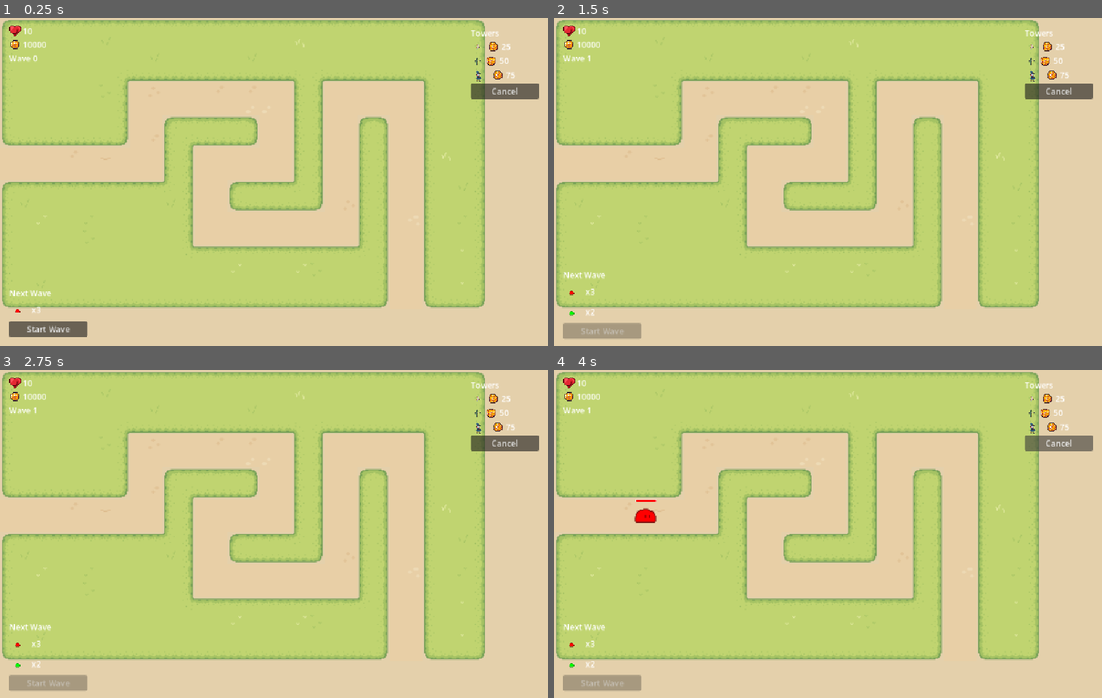
Above: before the commit, frames 1-4 (two rows, left to right).
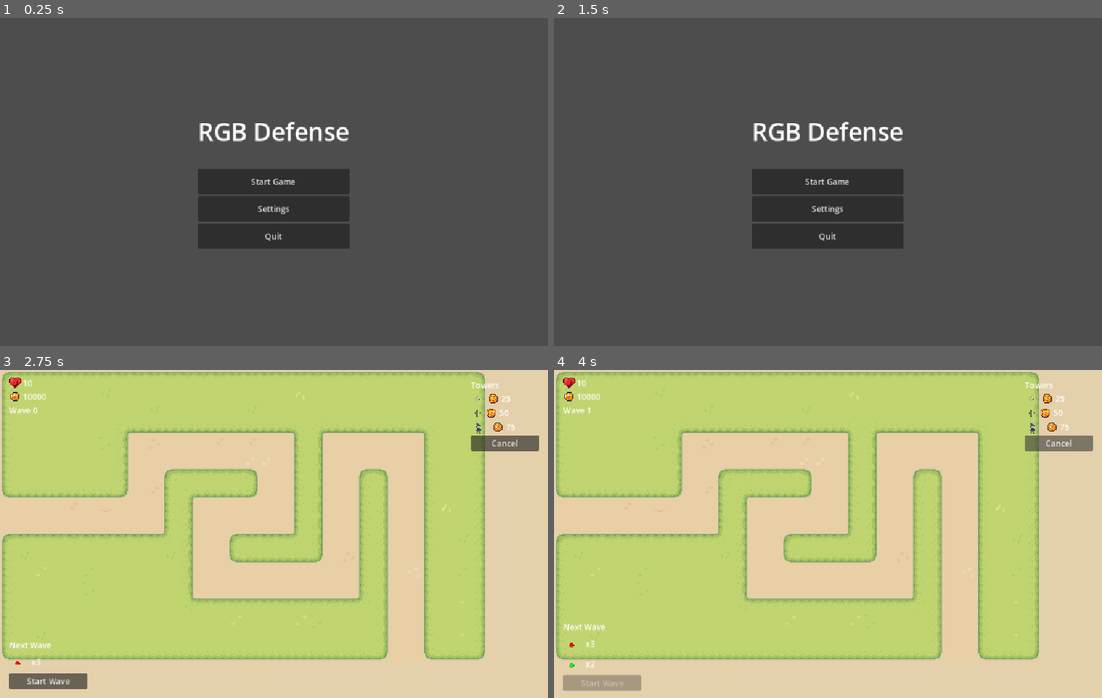
Above: after the commit, the same moments.

Repository: psvm203/rgb-defense
Game: Godot game, scene res://ui/main_menu.tscn
Same seed, same stepped clock (60 frames per second), same inputs: the game is played once before the commit and once after it. Before the commit the project starts from res://track/track.tscn.
Inputs (mouse positions are in pixels of both pictures, inside the frame that each line leads up to):
- Up to frame 1 (0.25 s): no input
- Up to frame 2 (1.5 s): click (828, 208) at 0.5 s, where only the run after the commit has a clickable "Settings"; click (603, 329) at 1.25 s, where only the run before the commit has a clickable "Start Wave"
- Up to frame 3 (2.75 s): click (274, 534) at 2 s, where only the run after the commit has a clickable "Start Game"
- Up to frame 4 (4 s): click (603, 681) at 2.75 s, where only the run after the commit has a clickable "Start Wave"; click "Cancel" at 3.5 s

The runs differ from the first frame. In frame 1, 100% of the frame differs, in the area x 0-100%, y 0-100%; in frame 2, 100%; in frame 3, 0.9%; in frame 4, 0.2%.

Commit message:
feat(ui): add main menu with start, settings, and quit buttons

Diff:
--- a/project.godot
+++ b/project.godot
@@ -11,7 +11,7 @@
 [application]
 
 config/name="rgb_defense"
-run/main_scene="res://track/track.tscn"
+run/main_scene="res://ui/main_menu.tscn"
 config/features=PackedStringArray("4.7", "Mobile")
 config/icon="res://icon.svg"
 
--- /dev/null
+++ b/ui/main_menu.gd
@@ -0,0 +1,12 @@
+extends CanvasLayer
+
+func _on_start_pressed() -> void:
+	get_tree().change_scene_to_file("res://track/track.tscn")
+
+
+func _on_settings_pressed() -> void:
+	pass
+
+
+func _on_quit_pressed() -> void:
+	get_tree().quit()
--- /dev/null
+++ b/ui/main_menu.tscn
@@ -0,0 +1,44 @@
+[gd_scene format=3]
+
+[ext_resource type="Script" path="res://ui/main_menu.gd" id="1_menu"]
+
+[node name="MainMenu" type="CanvasLayer"]
+script = ExtResource("1_menu")
+
+[node name="CenterContainer" type="CenterContainer" parent="."]
+anchors_preset = 15
+anchor_right = 1.0
+anchor_bottom = 1.0
+
+[node name="VBox" type="VBoxContainer" parent="CenterContainer"]
+layout_mode = 2
+alignment = 1
+
+[node name="Title" type="Label" parent="CenterContainer/VBox"]
+layout_mode = 2
+horizontal_alignment = 1
+theme_override_font_sizes/font_size = 48
+text = "RGB Defense"
+
+[node name="Spacer" type="Control" parent="CenterContainer/VBox"]
+layout_mode = 2
+custom_minimum_size = Vector2(0, 32)
+
+[node name="StartBtn" type="Button" parent="CenterContainer/VBox"]
+layout_mode = 2
+custom_minimum_size = Vector2(200, 50)
+text = "Start Game"
+
+[node name="SettingsBtn" type="Button" parent="CenterContainer/VBox"]
+layout_mode = 2
+custom_minimum_size = Vector2(200, 50)
+text = "Settings"
+
+[node name="QuitBtn" type="Button" parent="CenterContainer/VBox"]
+layout_mode = 2
+custom_minimum_size = Vector2(200, 50)
+text = "Quit"
+
+[connection signal="pressed" from="CenterContainer/VBox/StartBtn" to="." method="_on_start_pressed"]
+[connection signal="pressed" from="CenterContainer/VBox/SettingsBtn" to="." method="_on_settings_pressed"]
+[connection signal="pressed" from="CenterContainer/VBox/QuitBtn" to="." method="_on_quit_pressed"]
Not shown, added: ui/main_menu.gd.uid
Not shown, added: ui/main_menu.tscn.uid
